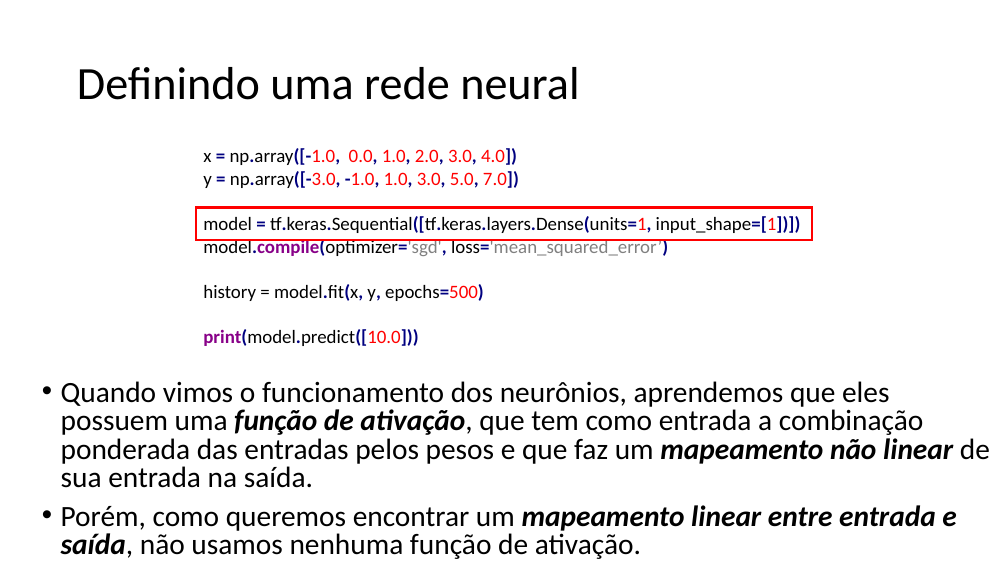
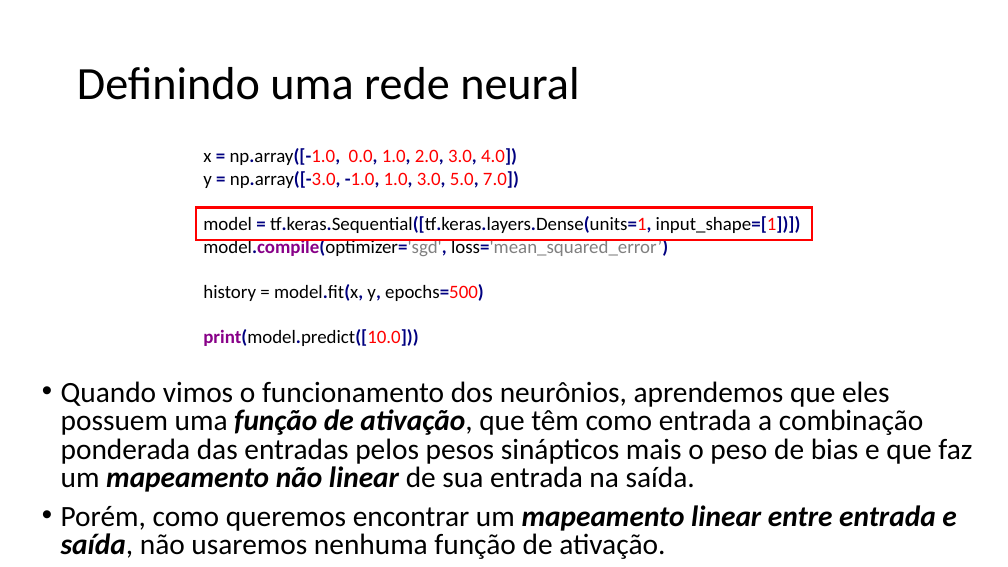
Before and after one commit to zz4fap/tp557-iot-ml, a slide deck: slide 13 of slides/TP557_7_Regressão_com_DNNs.pptx. Drawn at 1008x567 pixels with LibreOffice and Linux fonts; fonts in the diff are those of the drawing. Boxes give left, top, right and bottom in pixels: in the first picture for what was removed or moved away, otherwise in the second. Text is boxed around its words. In the diff, an @@ line names an element or a change of style, - is before the commit and + after.

Commit message:
update of slides

```diff
--- a/slides/TP557_7_Regressão_com_DNNs.pptx
+++ b/slides/TP557_7_Regressão_com_DNNs.pptx
@@ text at [61,381,972,559]: text changed @@
-• Quando vimos o funcionamento dos neurônios, aprendemos que eles possuem uma função de ativação, que tem como entrada a combinação ponderada das entradas pelos pesos e que faz um mapeamento não linear de sua entrada na saída.
-• Porém, como queremos encontrar um mapeamento linear entre entrada e saída, não usamos nenhuma função de ativação.
+• Quando vimos o funcionamento dos neurônios, aprendemos que eles possuem uma função de ativação, que têm como entrada a combinação ponderada das entradas pelos pesos sinápticos mais o peso de bias e que faz um mapeamento não linear de sua entrada na saída.
+• Porém, como queremos encontrar um mapeamento linear entre entrada e saída, não usaremos nenhuma função de ativação.
```
Also in this commit, not shown: 4 other slides changed, 1 slide added, 3 other files.
